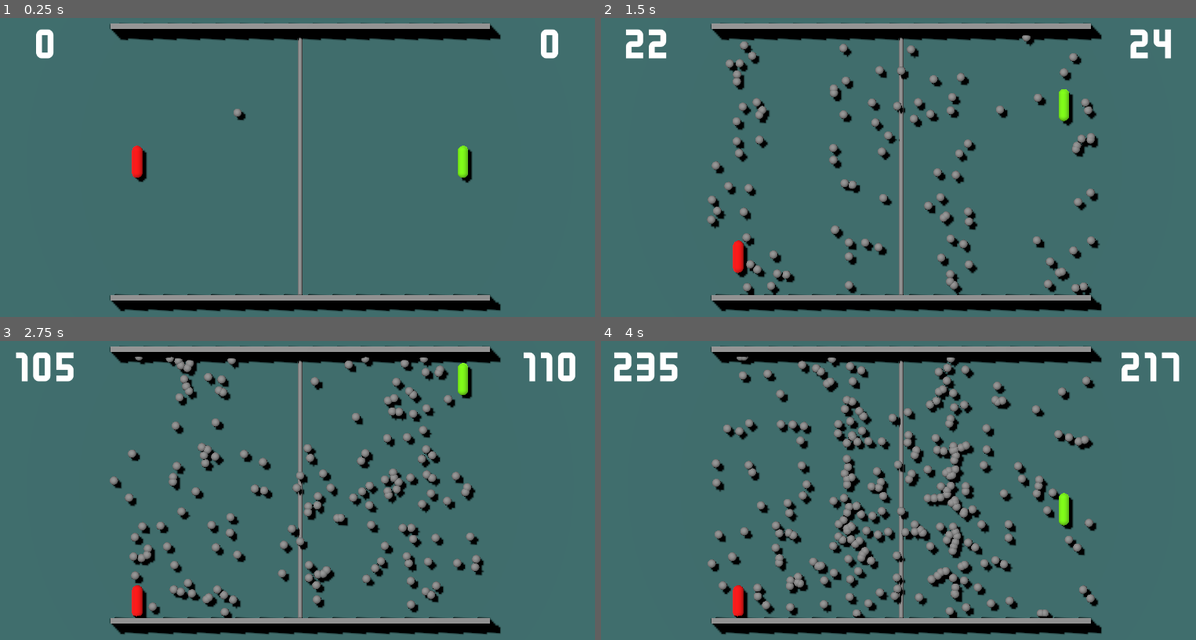
Above: before the commit, frames 1-4 (two rows, left to right).
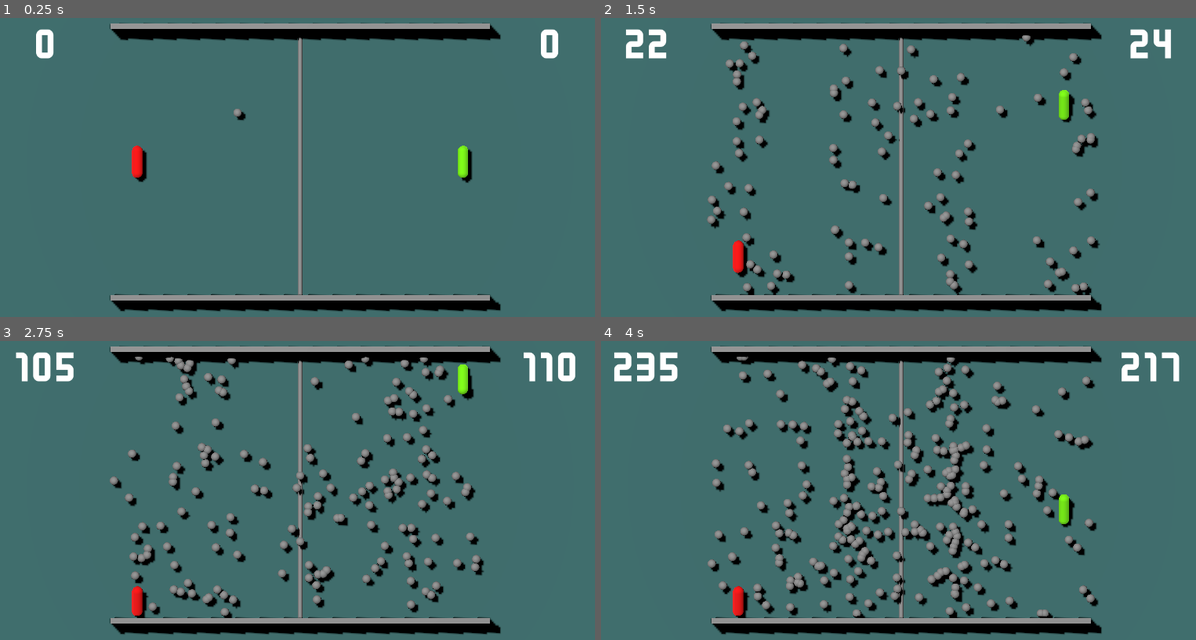
Above: after the commit, the same moments.

Repository: 5tr1k3r/tier_01_pong
Game: Godot game, scene res://game/main.tscn
Same seed, same stepped clock (60 frames per second), same inputs: the game is played once before the commit and once after it.
Inputs:
- Up to frame 1 (0.25 s): no input
- Up to frame 2 (1.5 s): tap Enter (ui_accept) at 0.5, 0.77 s; hold Up (p1_move_up) 0.53-1.28 s; hold S (p2_move_down) 0.53-1.28 s; tap W (p2_move_up) at 0.8, 1.35 s; hold Down (p1_move_down) from 1.28 s (still down)
- Up to frame 3 (2.75 s): tap Enter (ui_accept) at 1.52 s; tap S (p2_move_down) at 1.55 s; release Down (p1_move_down) at 2.03 s; hold Up (p1_move_up) from 2.03 s (still down); hold S (p2_move_down) from 2.03 s (still down); tap W (p2_move_up) at 2.3 s
- Up to frame 4 (4 s): release S (p2_move_down) at 2.78 s; tap W (p2_move_up) at 2.85, 3.8 s; tap Enter (ui_accept) at 3.02, 3.77 s; tap S (p2_move_down) at 3.05 s; release Up (p1_move_up) at 3.53 s; hold Down (p1_move_down) from 3.53 s (still down); hold S (p2_move_down) from 3.53 s (still down)

The runs differ from the first frame. In frame 2, less than 0.1% of the frame differs, in the area x 76-80%, y 23-37%; in frame 3, 0.1%; in frame 4, 0.1%, in the area x 22-80%, y 50-93%.

Commit message:
animate paddle

Diff:
--- a/game/paddle/paddle.gd
+++ b/game/paddle/paddle.gd
@@ -3,7 +3,9 @@
 
 @export var player_type: Enums.PlayerType
 @export var speed: float = 6.0
+@onready var animation_player: AnimationPlayer = $AnimationPlayer
 var max_z: float = 2.15
+var direction: float = 0.0
 
 func _ready() -> void:
 	var original_material: StandardMaterial3D = $MeshInstance3D.get_active_material(0)
@@ -18,25 +20,23 @@
 		Enums.PlayerType.AI:
 			new_material.albedo_color = Color.PURPLE
 
-
 func _physics_process(delta: float) -> void:
-	var direction = Vector3.ZERO
+	direction = 0.0
 
 	match player_type:
 		Enums.PlayerType.ONE:
-			if Input.is_action_pressed("p1_move_up"):
-				direction.z -= 1.0
-			if Input.is_action_pressed("p1_move_down"):
-				direction.z += 1.0
+			direction = Input.get_axis("p1_move_up", "p1_move_down")
 		Enums.PlayerType.TWO:
-			if Input.is_action_pressed("p2_move_up"):
-				direction.z -= 1.0
-			if Input.is_action_pressed("p2_move_down"):
-				direction.z += 1.0
+			direction = Input.get_axis("p2_move_up", "p2_move_down")
 		_:
 			pass
 
-	if direction != Vector3.ZERO:
-		direction = direction.normalized()
+	if direction:
+		if direction > 0:
+			animation_player.play("move_down")
+		else:
+			animation_player.play("move_up")
 
-	position.z = clampf(position.z + direction.z * speed * delta, -max_z, max_z)
+		position.z = clampf(position.z + direction * speed * delta, -max_z, max_z)
+	else:
+		animation_player.play("RESET", 0.1)
--- a/game/paddle/paddle.tscn
+++ b/game/paddle/paddle.tscn
@@ -1,7 +1,7 @@
-[gd_scene load_steps=6 format=3 uid="uid://jf2xhx0ukpmu"]
+[gd_scene load_steps=10 format=3 uid="uid://jf2xhx0ukpmu"]
 
-[ext_resource type="Script" uid="uid://d31tebd544l8a" path="res://paddle.gd" id="1_0sbc1"]
-[ext_resource type="PhysicsMaterial" uid="uid://cwsnaj80qwdkx" path="res://bouncy_material.tres" id="1_tbytw"]
+[ext_resource type="Script" uid="uid://d31tebd544l8a" path="res://game/paddle/paddle.gd" id="1_0sbc1"]
+[ext_resource type="PhysicsMaterial" uid="uid://cwsnaj80qwdkx" path="res://game/resources/bouncy_material.tres" id="1_tbytw"]
 
 [sub_resource type="CapsuleShape3D" id="CapsuleShape3D_0sbc1"]
 radius = 0.1
@@ -13,6 +13,59 @@
 material = SubResource("StandardMaterial3D_0sbc1")
 radius = 0.1
 height = 0.6
+
+[sub_resource type="Animation" id="Animation_h5x7g"]
+resource_name = "move_up"
+loop_mode = 1
+tracks/0/type = "value"
+tracks/0/imported = false
+tracks/0/enabled = true
+tracks/0/path = NodePath("MeshInstance3D:rotation")
+tracks/0/interp = 1
+tracks/0/loop_wrap = true
+tracks/0/keys = {
+"times": PackedFloat32Array(0),
+"transitions": PackedFloat32Array(1),
+"update": 0,
+"values": [Vector3(-2.00713, 0, 0)]
+}
+
+[sub_resource type="Animation" id="Animation_i5ku1"]
+tracks/0/type = "value"
+tracks/0/imported = false
+tracks/0/enabled = true
+tracks/0/path = NodePath("MeshInstance3D:rotation")
+tracks/0/interp = 1
+tracks/0/loop_wrap = true
+tracks/0/keys = {
+"times": PackedFloat32Array(0),
+"transitions": PackedFloat32Array(1),
+"update": 0,
+"values": [Vector3(-1.5708, 0, 0)]
+}
+
+[sub_resource type="Animation" id="Animation_babdf"]
+resource_name = "move_down"
+loop_mode = 1
+tracks/0/type = "value"
+tracks/0/imported = false
+tracks/0/enabled = true
+tracks/0/path = NodePath("MeshInstance3D:rotation")
+tracks/0/interp = 1
+tracks/0/loop_wrap = true
+tracks/0/keys = {
+"times": PackedFloat32Array(0),
+"transitions": PackedFloat32Array(1),
+"update": 0,
+"values": [Vector3(-1.13446, 0, 0)]
+}
+
+[sub_resource type="AnimationLibrary" id="AnimationLibrary_babdf"]
+_data = {
+&"RESET": SubResource("Animation_i5ku1"),
+&"move_down": SubResource("Animation_babdf"),
+&"move_up": SubResource("Animation_h5x7g")
+}
 
 [node name="Paddle" type="AnimatableBody3D"]
 collision_mask = 4
@@ -26,3 +79,9 @@
 [node name="MeshInstance3D" type="MeshInstance3D" parent="."]
 transform = Transform3D(1, 0, 0, 0, -4.37114e-08, 1, 0, -1, -4.37114e-08, 0, 0, 0)
 mesh = SubResource("CapsuleMesh_0sbc1")
+
+[node name="AnimationPlayer" type="AnimationPlayer" parent="."]
+libraries = {
+&"": SubResource("AnimationLibrary_babdf")
+}
+playback_default_blend_time = 0.2
Not shown, changed: .gitignore
